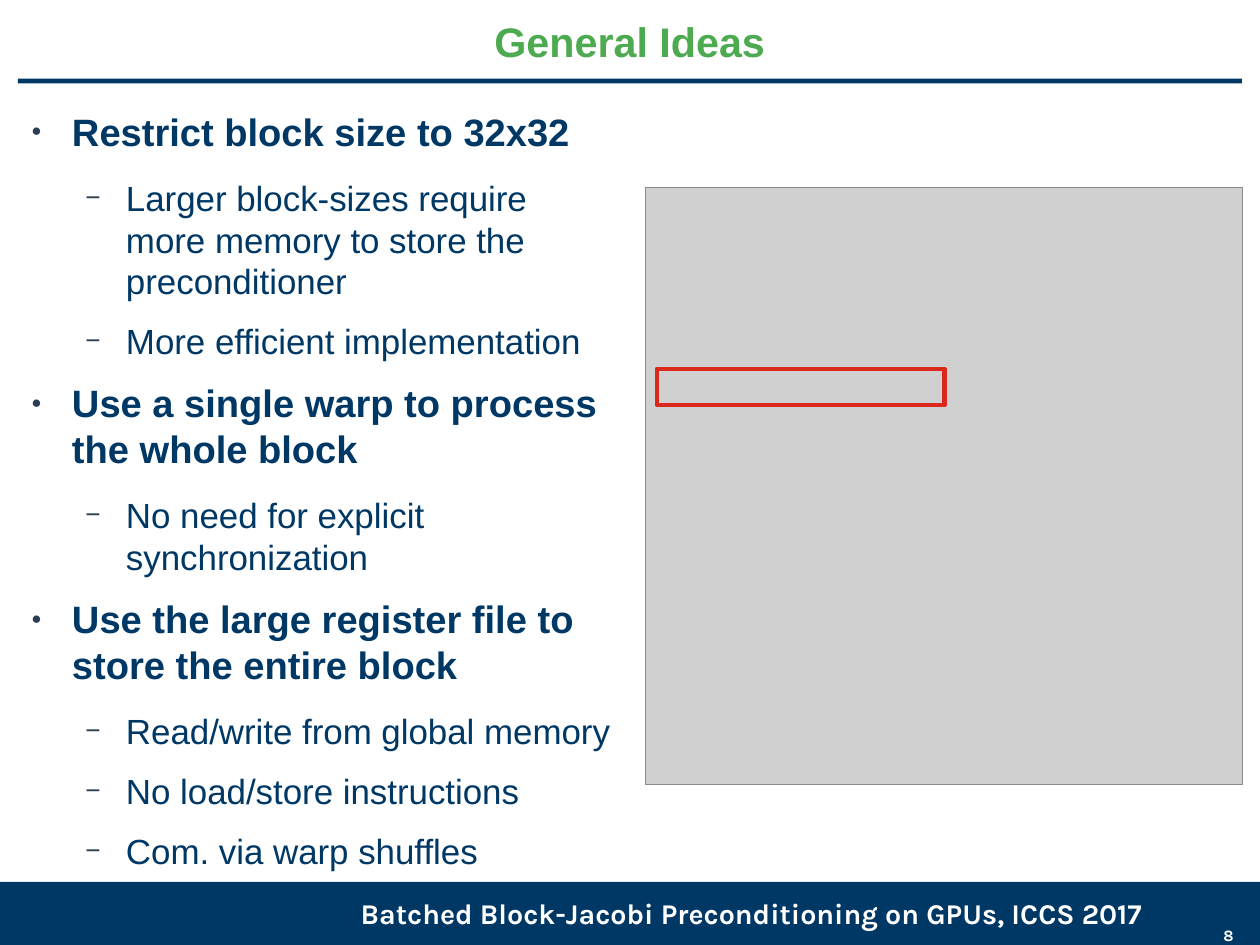
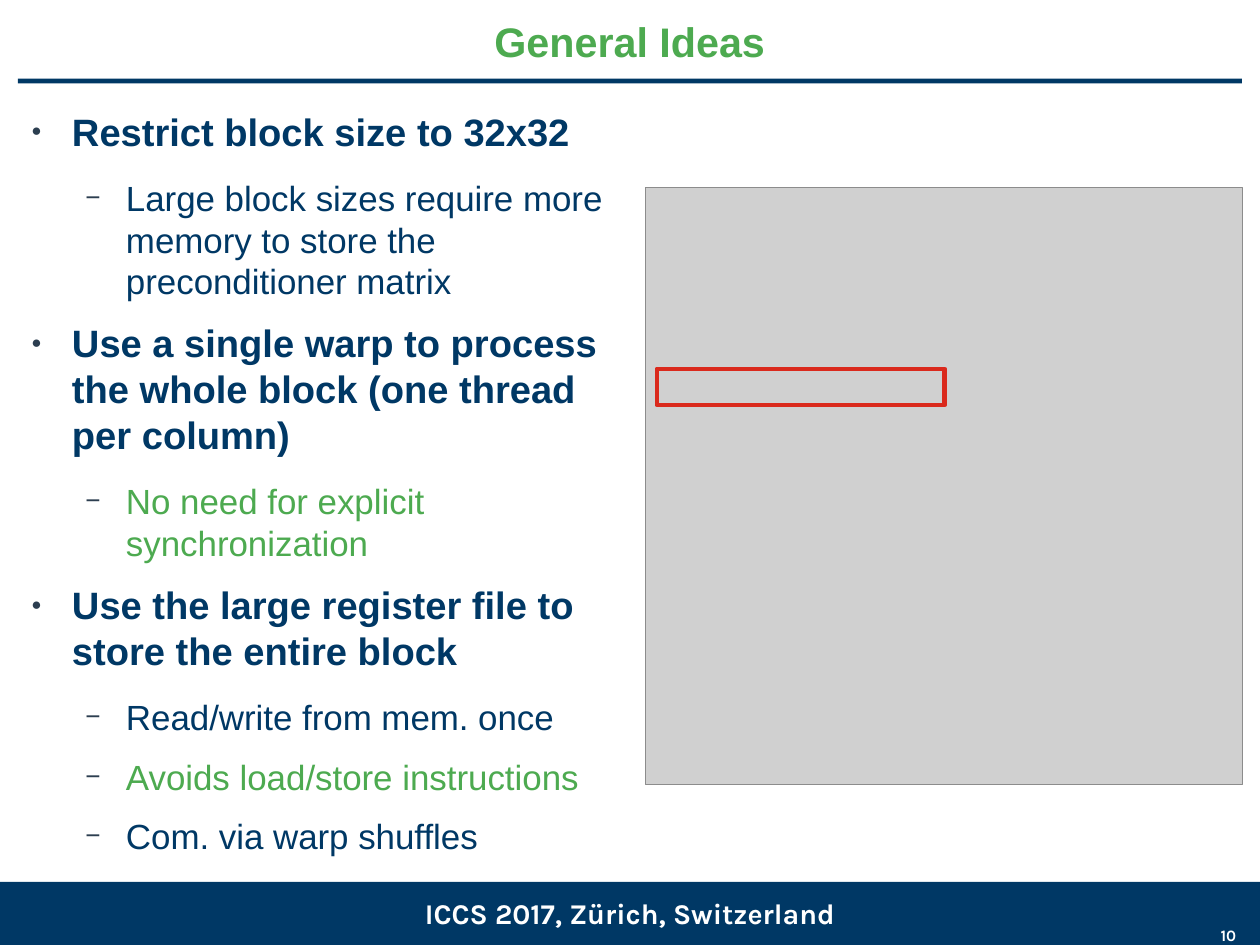
Before and after one commit to gflegar/talks, a slide deck: slide 10 of iccs_2017/slides.odp (slide 8 before the commit). Drawn at 1260x945 pixels with LibreOffice and Linux fonts; fonts in the diff are those of the drawing; grey boxes stand for pictures; background and template pictures are left out. Boxes give left, top, right and bottom in pixels: in the first picture for what was removed or moved away, otherwise in the second. Text is boxed around its words. In the diff, an @@ line names an element or a change of style, - is before the commit and + after.

```diff
--- a/iccs_2017/slides.odp
+++ b/iccs_2017/slides.odp
@@ text at bbox=[72, 329, 597, 457]: text changed @@
-  − Larger block-sizes require more memory to store the preconditioner
-  − More efficient implementation
-● Use a single warp to process the whole block
+  − Large block sizes require more memory to store the preconditioner matrix
+● Use a single warp to process the whole block (one thread per column)
@@ text at bbox=[126, 488, 425, 563]: text colour #003865 to #4DAA50 in "No need for explicit synchronization" @@
@@ text at bbox=[126, 704, 578, 791]: text changed; text colour #003865 to #4DAA50 @@
-  − Read/write from global memory
-  − No load/store instructions
+  − Read/write from mem. once
+  − Avoids load/store instructions
@@ text at bbox=[425, 903, 835, 928]: text changed @@
-Batched Block-Jacobi Preconditioning on GPUs, ICCS 2017
+ICCS 2017, Zürich, Switzerland
@@ page number at bbox=[1221, 930, 1237, 941]: text changed @@
-8
+10
```
Also in this commit, not shown: 13 other slides changed, 5 slides added, 2 slides removed.
